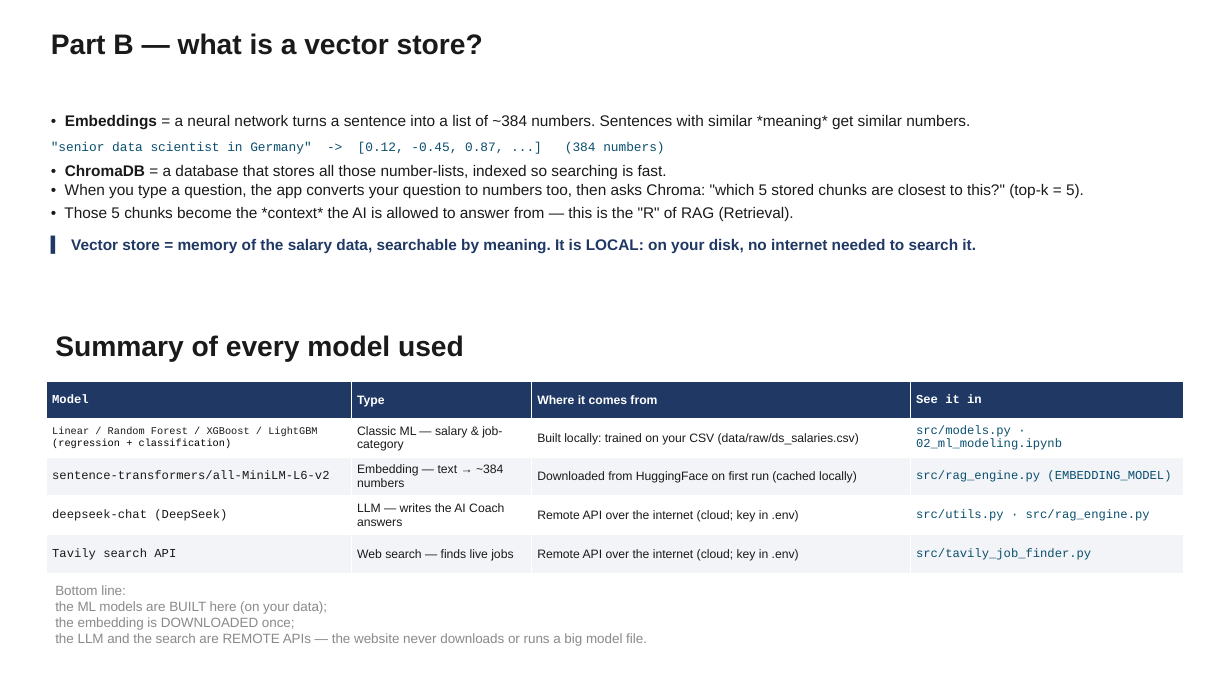
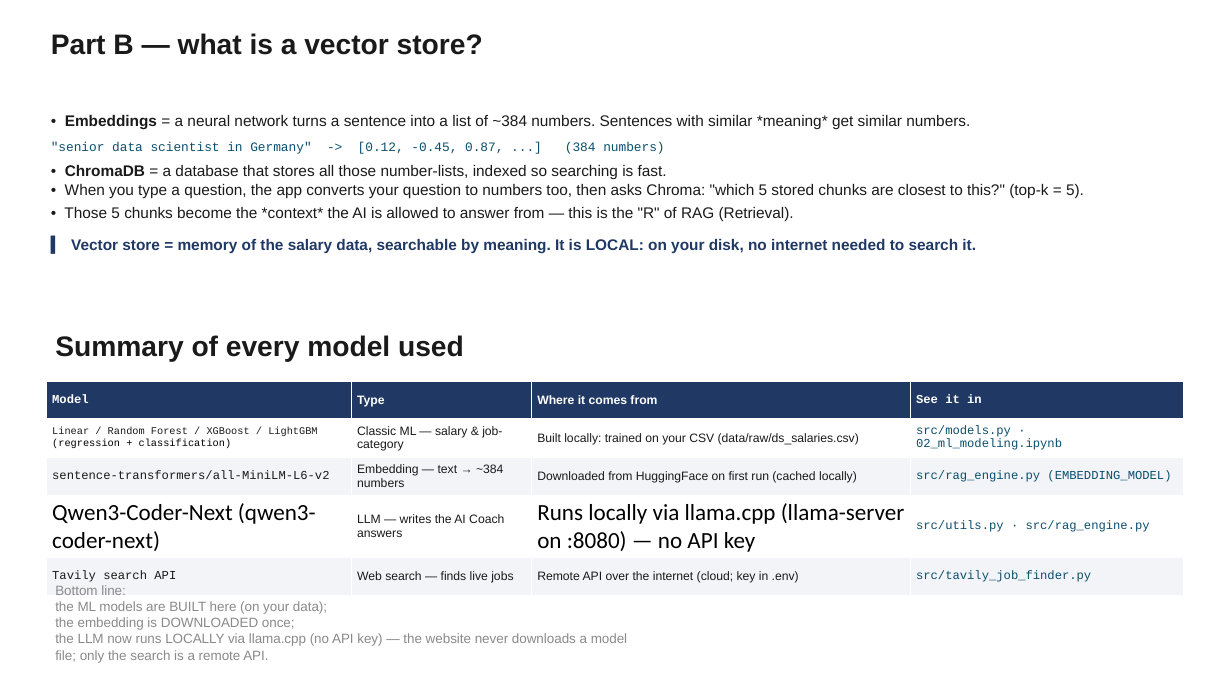
Before and after one commit to windows2t2/project-graduation, a slide deck: slide 13 of presentation.pptx. Drawn at 1232x693 pixels with LibreOffice and Linux fonts; fonts in the diff are those of the drawing. Boxes give left, top, right and bottom in pixels: in the first picture for what was removed or moved away, otherwise in the second. Text is boxed around its words. In the diff, an @@ line names an element or a change of style, - is before the commit and + after.

```diff
--- a/presentation.pptx
+++ b/presentation.pptx
@@ table at (47, 382, 1184, 626) @@
-row 4, column 1: deepseek-chat (DeepSeek)
+row 4, column 1: Qwen3-Coder-Next (qwen3-coder-next)
-row 4, column 3: Remote API over the internet (cloud; key in .env)
+row 4, column 3: Runs locally via llama.cpp (llama-server on :8080) — no API key
@@ text at (55, 633, 627, 663): text changed @@
-the LLM and the search are REMOTE APIs — the website never downloads or runs a big model file.
+the LLM now runs LOCALLY via llama.cpp (no API key) — the website never downloads a model file; only the search is a remote API.
```
Also in this commit, not shown: 4 other slides changed, 2 other files.
